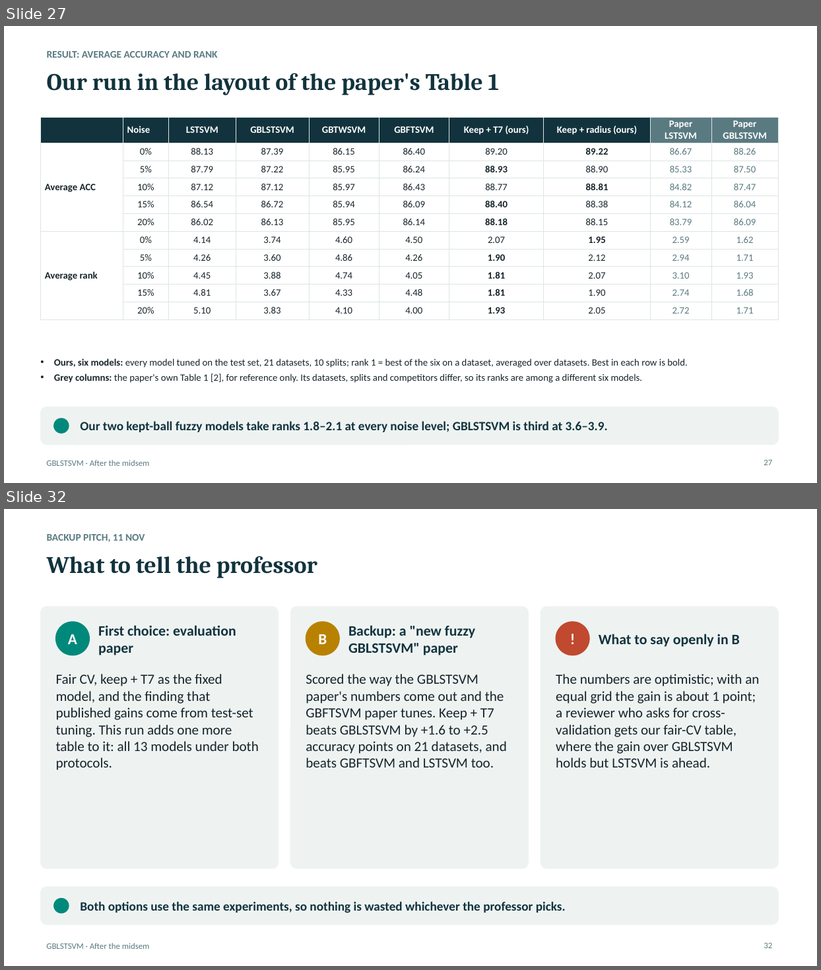
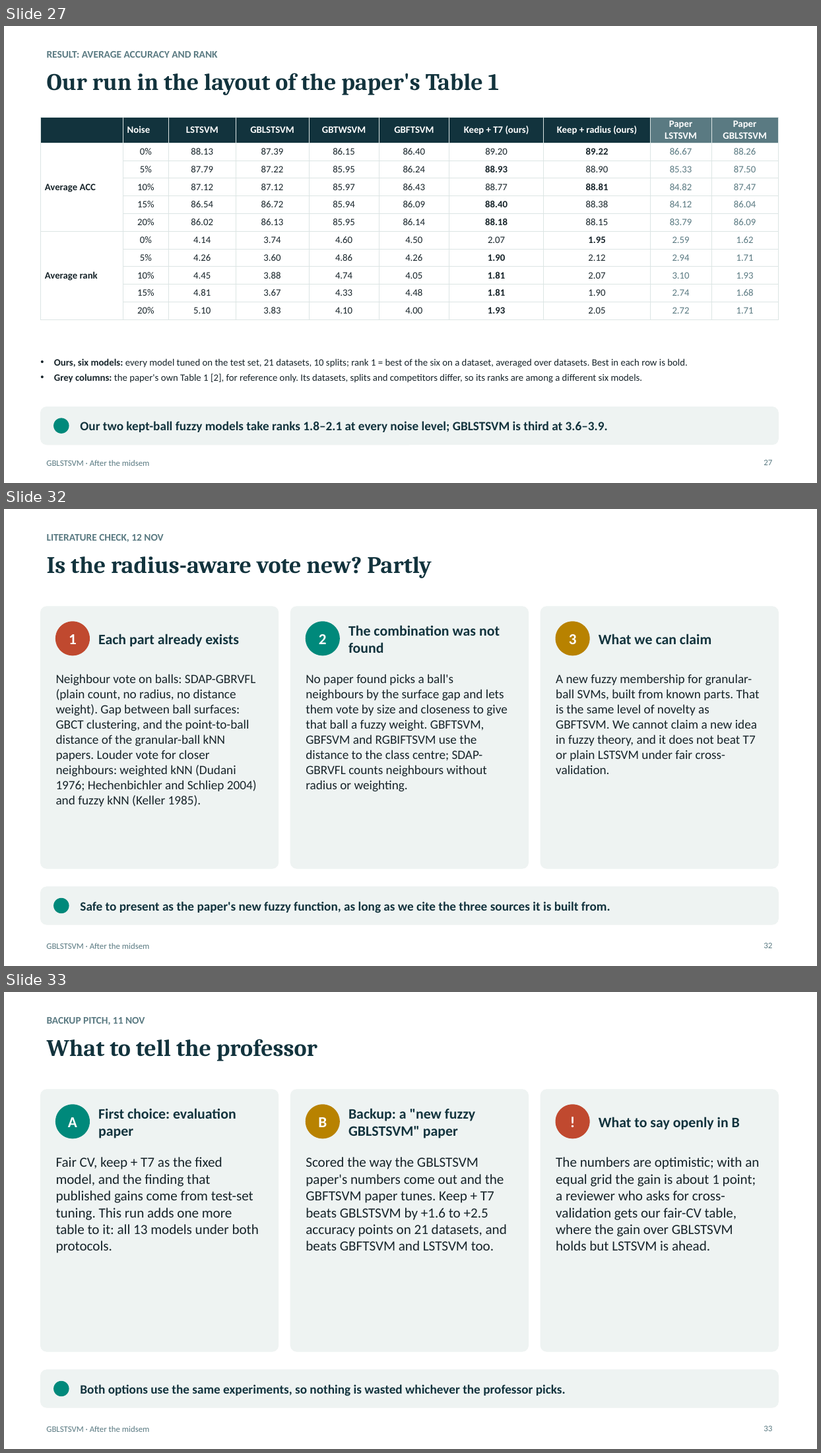
Before and after one commit to Jayagna/GBLSTSVM, a slide deck: reports/post_midsem/post_midsem.pptx. Shown one above the other, each under a label of ours: slides 27 and 32 before the commit, slides 27, 32 and 33 after it; the slides between them are not shown. The pictures are 821x970 and 821x1453 pixels, drawn with LibreOffice and Linux fonts; fonts in the diff are those of the drawing. Boxes give left, top, right and bottom in pixels: in the first picture for what was removed or moved away, otherwise in the second. Text is boxed around its words. In the diff, an @@ line names an element or a change of style, - is before the commit and + after.

```diff
--- a/reports/post_midsem/post_midsem.pptx
+++ b/reports/post_midsem/post_midsem.pptx
@@ slide 32 added at (4,509,817,966), background #FFFFFF; not listed: 1 template element that a slide beside it also shows @@
@@ text added at (47,534,163,542), 12 pt, text #5A7A82, bold @@
+LITERATURE CHECK, 12 NOV
@@ title added at (47,557,432,578), 28 pt, text #12333D, bold @@
+Is the radius-aware vote new? Partly
@@ rounded rectangle added at (40,607,279,869), fill #EEF3F2, outline #EEF3F2 0.75 pt @@
@@ rounded rectangle added at (290,607,529,869), fill #EEF3F2, outline #EEF3F2 0.75 pt @@
@@ rounded rectangle added at (541,607,779,869), fill #EEF3F2, outline #EEF3F2 0.75 pt @@
@@ ellipse added at (56,622,89,656), fill #C0492F, outline #C0492F 1 pt @@
@@ ellipse added at (306,622,339,656), fill #00897B, outline #00897B 1 pt @@
@@ text added at (349,625,500,653), 17 pt, text #12333D, bold @@
+The combination was not found
@@ ellipse added at (556,622,589,656), fill #B88200, outline #B88200 1 pt @@
@@ text added at (69,634,77,644), 18 pt, text #FFFFFF, bold @@
+1
@@ text added at (98,634,239,647), 17 pt, text #12333D, bold @@
+Each part already exists
@@ text added at (319,634,327,644), 18 pt, text #FFFFFF, bold @@
+2
@@ text added at (569,634,577,644), 18 pt, text #FFFFFF, bold @@
+3
@@ text added at (599,634,712,644), 17 pt, text #12333D, bold @@
+What we can claim
@@ text added at (56,674,257,807), 15 pt, text #17242A @@
+Neighbour vote on balls: SDAP-GBRVFL (plain count, no radius, no distance weight). Gap between ball surfaces: GBCT clustering, and the point-to-ball distance of the granular-ball kNN papers. Louder vote for closer neighbours: weighted kNN (Dudani 1976; Hechenbichler and Schliep 2004) and fuzzy kNN (Keller 1985).
@@ text added at (306,674,508,792), 15 pt, text #17242A @@
+No paper found picks a ball's neighbours by the surface gap and lets them vote by size and closeness to give that ball a fuzzy weight. GBFTSVM, GBFSVM and RGBIFTSVM use the distance to the class centre; SDAP-GBRVFL counts neighbours without radius or weighting.
@@ text added at (556,674,760,774), 15 pt, text #17242A @@
+A new fuzzy membership for granular-ball SVMs, built from known parts. That is the same level of novelty as GBFTSVM. We cannot claim a new idea in fuzzy theory, and it does not beat T7 or plain LSTSVM under fair cross-validation.
@@ rounded rectangle added at (40,887,779,925), fill #EEF3F2, outline #EEF3F2 0.75 pt @@
@@ ellipse added at (54,899,69,914), fill #00897B, outline #00897B 1 pt @@
@@ text added at (80,902,611,914), 15 pt, text #12333D, bold @@
+Safe to present as the paper's new fuzzy function, as long as we cite the three sources it is built from.
@@ page number added at (764,943,772,949), 10 pt, text #5A7A82 @@
+32
@@ what was slide 32 is now slide 33 @@
@@ page number at (764,1426,772,1432): text changed @@
-32
+33
```
Also in this commit, not shown: 2 slides changed, 2 other files.
